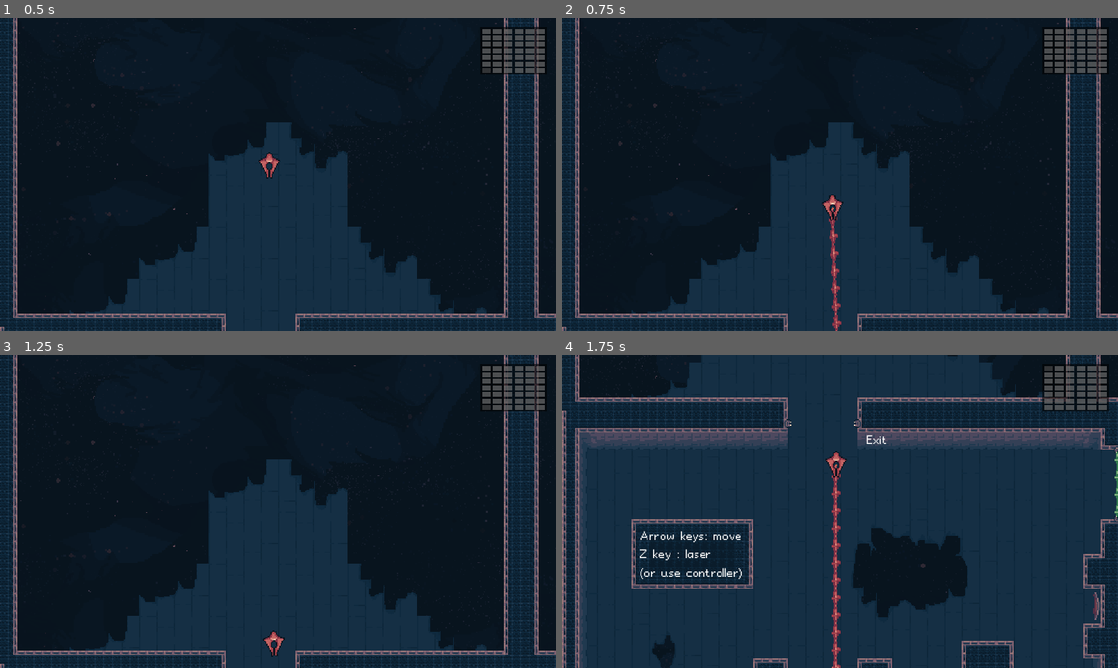
Above: before the commit, frames 1-4 (two rows, left to right).
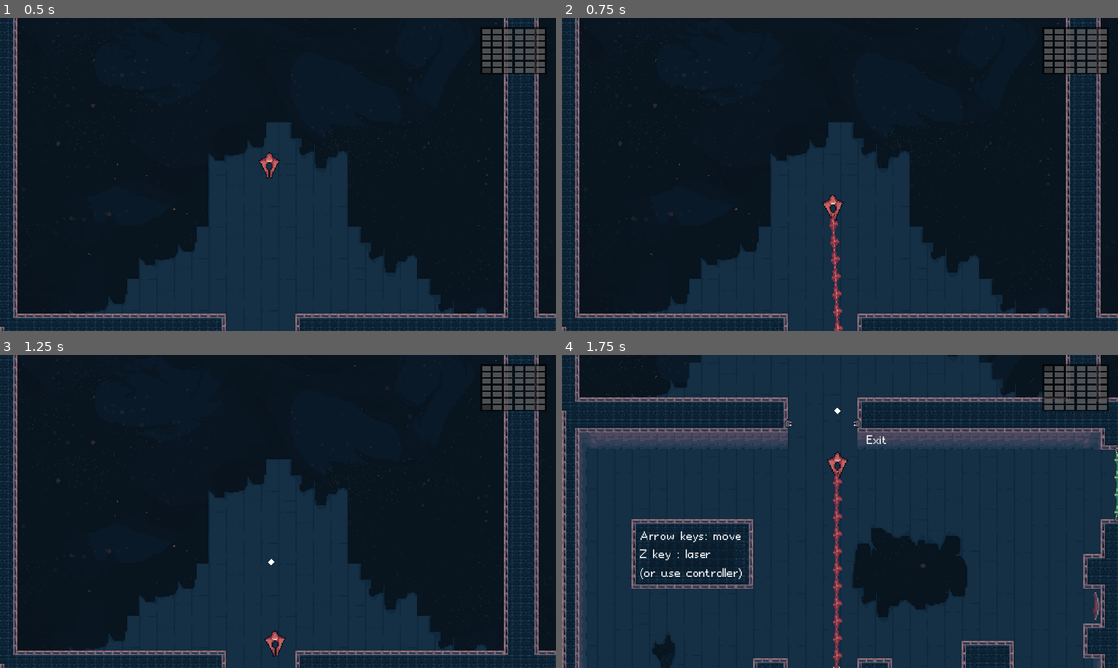
Above: after the commit, the same moments.

Repository: boukew99/godot_wild_jam_34
Game: Godot game, scene res://physics/2d/game.tscn
Same seed, same stepped clock (60 frames per second), same inputs: the game is played once before the commit and once after it. This scene is started directly instead of the project's main scene.
Inputs:
- Up to frame 1 (0.5 s): no input
- Up to frame 2 (0.75 s): tap Enter (ui_accept) at 0.5 s; hold Right (right) from 0.53 s (still down); hold Z (laser) from 0.53 s (still down)
- Up to frame 3 (1.25 s): keep holding Right (right); keep holding Z (laser); tap Enter (ui_accept) at 0.77 s; tap X (bomb, bound only after the commit) at 0.8 s
- Up to frame 4 (1.75 s): release Right (right) at 1.28 s; release Z (laser) at 1.28 s; hold Down (down) from 1.28 s (still down); tap X (bomb, bound only after the commit) at 1.35 s; tap Enter (ui_accept) at 1.52 s; tap Z (laser) at 1.55 s

Frame 1 is identical in both runs. In frame 2, 0.4% of the frame differs, in the area x 46-51%, y 56-100%; in frame 3, 0.1%; in frame 4, 0.8%, in the area x 47-52%, y 16-100%.

Commit message:
better laser, bombs
and rotated laser target correctly

Diff:
--- /dev/null
+++ b/godot_wild_jam_34/physics/2d/bomb_hatch.tscn
@@ -0,0 +1,8 @@
+[gd_scene load_steps=3 format=2]
+
+[ext_resource path="res://physics/2d/object/bomb_hatch.gd" type="Script" id=1]
+[ext_resource path="res://physics/2d/object/bomb.tscn" type="PackedScene" id=2]
+
+[node name="BombHatch" type="Position2D"]
+script = ExtResource( 1 )
+bomb = ExtResource( 2 )
--- a/godot_wild_jam_34/physics/2d/game.tscn
+++ b/godot_wild_jam_34/physics/2d/game.tscn
@@ -1,14 +1,15 @@
-[gd_scene load_steps=17 format=2]
+[gd_scene load_steps=18 format=2]
 
 [ext_resource path="res://physics/2d/object/guard.tscn" type="PackedScene" id=1]
 [ext_resource path="res://physics/2d/object/pickup.tscn" type="PackedScene" id=2]
 [ext_resource path="res://physics/2d/highway.tscn" type="PackedScene" id=3]
 [ext_resource path="res://physics/2d/tileset.tres" type="TileSet" id=4]
-[ext_resource path="res://physics/2d/object/space_ship.tscn" type="PackedScene" id=5]
+[ext_resource path="res://physics/2d/object/player_ship.tscn" type="PackedScene" id=5]
 [ext_resource path="res://visual/galaxy.tscn" type="PackedScene" id=6]
 [ext_resource path="res://physics/2d/object/pole.tscn" type="PackedScene" id=7]
 [ext_resource path="res://physics/2d/object/laser_target.tscn" type="PackedScene" id=8]
 [ext_resource path="res://visual/transparent_black_bg.tres" type="StyleBox" id=9]
+[ext_resource path="res://physics/2d/grid_camera.tscn" type="PackedScene" id=10]
 [ext_resource path="res://physics/2d/game.gd" type="Script" id=11]
 [ext_resource path="res://physics/2d/object/door.tscn" type="PackedScene" id=12]
 [ext_resource path="res://physics/gui/screen_grid_container.gd" type="Script" id=13]
@@ -246,9 +247,8 @@
 [node name="SpaceShip" parent="Space" instance=ExtResource( 5 )]
 position = Vector2( 248, -192 )
 rotation = 1.5708
-velocity = Vector2( 0, 0 )
-acceleration = 1.8
-speed = 200.0
+
+[node name="GridCamera2D" parent="Space/SpaceShip" instance=ExtResource( 10 )]
 
 [node name="Highway" parent="Space" instance=ExtResource( 3 )]
 position = Vector2( 1536, 144 )
@@ -279,9 +279,9 @@
 
 [node name="Pickup8" parent="Space" instance=ExtResource( 2 )]
 position = Vector2( 768, 1576 )
-rotation = 4.47675
 
 [node name="AnimationPlayer" type="AnimationPlayer" parent="Space/Pickup8"]
+autoplay = "rotate"
 anims/rotate = SubResource( 3 )
 
 [node name="Pickup9" parent="Space" instance=ExtResource( 2 )]
@@ -400,22 +400,26 @@
 
 [node name="LaserTarget10" parent="Space" instance=ExtResource( 8 )]
 position = Vector2( 3008, 1176 )
+rotation = -3.14159
 active_time = 1.0
 
 [node name="LaserTarget11" parent="Space" instance=ExtResource( 8 )]
 position = Vector2( 3040, 1176 )
+rotation = -3.14159
 active_time = 4.0
 
 [node name="LaserTarget12" parent="Space" instance=ExtResource( 8 )]
 position = Vector2( 2880, 1176 )
+rotation = -3.14159
 active_time = 0.2
 
 [node name="LaserTarget13" parent="Space" instance=ExtResource( 8 )]
 position = Vector2( 2848, 1176 )
+rotation = -3.14159
 
 [node name="LaserTarget14" parent="Space" instance=ExtResource( 8 )]
 position = Vector2( 2584, 1592 )
-rotation = -1.57079
+rotation = 1.57079
 active_time = 0.0
 
 [node name="LaserTarget15" parent="Space" instance=ExtResource( 8 )]
@@ -425,11 +429,12 @@
 
 [node name="LaserTarget16" parent="Space" instance=ExtResource( 8 )]
 position = Vector2( 2800, 1528 )
+rotation = 3.14159
 active_time = 0.0
 
 [node name="LaserTarget17" parent="Space" instance=ExtResource( 8 )]
 position = Vector2( 2248, 1152 )
-rotation = -1.57079
+rotation = 1.57079
 active_time = 20.0
 
 [node name="LaserTarget18" parent="Space" instance=ExtResource( 8 )]
@@ -1307,14 +1312,12 @@
 [connection signal="on_toggle" from="Space/LaserTarget12" to="Space/Door9" method="on_toggle"]
 [connection signal="on_toggle" from="Space/LaserTarget13" to="Space/Door9" method="on_toggle"]
 [connection signal="on_toggle" from="Space/LaserTarget14" to="Space/Door13" method="on_toggle"]
-[connection signal="on_toggle" from="Space/LaserTarget15" to="Space/Door11" method="on_toggle"]
 [connection signal="on_toggle" from="Space/LaserTarget15" to="Space/Door12" method="on_toggle"]
 [connection signal="on_toggle" from="Space/LaserTarget15" to="Space/Door10" method="on_toggle"]
+[connection signal="on_toggle" from="Space/LaserTarget15" to="Space/Door11" method="on_toggle"]
 [connection signal="on_toggle" from="Space/LaserTarget16" to="Space/Highway" method="on_toggle"]
 [connection signal="on_toggle" from="Space/LaserTarget16" to="Space/Door14" method="on_toggle"]
-[connection signal="on_toggle" from="Space/LaserTarget17" to="Space/Door7" method="on_toggle"]
 [connection signal="on_toggle" from="Space/LaserTarget17" to="Space/Door8" method="on_toggle"]
 [connection signal="on_toggle" from="Space/LaserTarget17" to="Space/Door6" method="on_toggle"]
+[connection signal="on_toggle" from="Space/LaserTarget17" to="Space/Door7" method="on_toggle"]
 [connection signal="on_toggle" from="Space/LaserTarget18" to="Space/Door15" method="on_toggle"]
-
-[editable path="Space/SpaceShip"]
--- /dev/null
+++ b/godot_wild_jam_34/physics/2d/grid_camera.tscn
@@ -0,0 +1,10 @@
+[gd_scene load_steps=2 format=2]
+
+[ext_resource path="res://physics/2d/grid_camera_2D.gd" type="Script" id=1]
+
+[node name="GridCamera2D" type="Camera2D" groups=[
+"camera",
+]]
+current = true
+smoothing_enabled = true
+script = ExtResource( 1 )
--- /dev/null
+++ b/godot_wild_jam_34/physics/2d/object/bomb.gd
@@ -0,0 +1,10 @@
+extends Steering
+
+func _physics_process(delta):
+	velocity = forward_steer(Vector2.ZERO, delta)
+	var collision = move_and_collide(velocity * delta)
+	if collision:
+		velocity = velocity.bounce(collision.normal)
+
+func _on_Detonate_timeout():
+	$AnimationPlayer.play("BOOM")
--- /dev/null
+++ b/godot_wild_jam_34/physics/2d/object/bomb.tscn
@@ -0,0 +1,79 @@
+[gd_scene load_steps=4 format=2]
+
+[ext_resource path="res://physics/2d/object/bomb.gd" type="Script" id=1]
+
+[sub_resource type="CircleShape2D" id=1]
+radius = 3.0
+
+[sub_resource type="Animation" id=2]
+resource_name = "BOOM"
+tracks/0/type = "method"
+tracks/0/path = NodePath(".")
+tracks/0/interp = 1
+tracks/0/loop_wrap = true
+tracks/0/imported = false
+tracks/0/enabled = true
+tracks/0/keys = {
+"times": PoolRealArray( 1 ),
+"transitions": PoolRealArray( 1 ),
+"values": [ {
+"args": [  ],
+"method": "queue_free"
+} ]
+}
+tracks/1/type = "value"
+tracks/1/path = NodePath("CPUParticles2D:emitting")
+tracks/1/interp = 1
+tracks/1/loop_wrap = true
+tracks/1/imported = false
+tracks/1/enabled = true
+tracks/1/keys = {
+"times": PoolRealArray( 0 ),
+"transitions": PoolRealArray( 1 ),
+"update": 1,
+"values": [ true ]
+}
+tracks/2/type = "value"
+tracks/2/path = NodePath("Polygon2D:visible")
+tracks/2/interp = 1
+tracks/2/loop_wrap = true
+tracks/2/imported = false
+tracks/2/enabled = true
+tracks/2/keys = {
+"times": PoolRealArray( 0 ),
+"transitions": PoolRealArray( 1 ),
+"update": 1,
+"values": [ false ]
+}
+
+[node name="Bomb" type="KinematicBody2D"]
+script = ExtResource( 1 )
+
+[node name="CollisionShape2D" type="CollisionShape2D" parent="."]
+shape = SubResource( 1 )
+disabled = true
+
+[node name="Detonate" type="Timer" parent="."]
+wait_time = 3.0
+autostart = true
+
+[node name="Polygon2D" type="Polygon2D" parent="."]
+polygon = PoolVector2Array( 0, 3, 3, 0, 0, -3, -3, 0 )
+
+[node name="AnimationPlayer" type="AnimationPlayer" parent="."]
+anims/BOOM = SubResource( 2 )
+
+[node name="CPUParticles2D" type="CPUParticles2D" parent="."]
+emitting = false
+amount = 24
+one_shot = true
+explosiveness = 0.8
+direction = Vector2( 0, 0 )
+spread = 180.0
+gravity = Vector2( 0, 0 )
+initial_velocity = 50.0
+angular_velocity = 236.07
+damping = 42.63
+color = Color( 1, 0, 0, 1 )
+
+[connection signal="timeout" from="Detonate" to="." method="_on_Detonate_timeout"]
--- /dev/null
+++ b/godot_wild_jam_34/physics/2d/object/bomb_hatch.gd
@@ -0,0 +1,11 @@
+extends Position2D
+
+export(PackedScene) var bomb
+export var stop_imprecision = 0.2
+onready var owner_parent = owner.get_parent()
+
+func release(velocity):
+	var b = bomb.instance()
+	owner_parent.add_child(b)
+	b.velocity = velocity * stop_imprecision
+	b.position = global_position
--- a/godot_wild_jam_34/physics/2d/object/follow_ship.gd
+++ b/godot_wild_jam_34/physics/2d/object/follow_ship.gd
@@ -1,4 +1,4 @@
-extends Ship
+extends Steering
 
 var target = null
 export var rotation_accel := 15
--- a/godot_wild_jam_34/physics/2d/object/laser.gd
+++ b/godot_wild_jam_34/physics/2d/object/laser.gd
@@ -5,6 +5,11 @@
 onready var line = $Line2D
 onready var end = $Line2D/End
 
+
+func toggle(active):
+	line.visible = active
+	ray_cast.enabled = active
+	end.emitting = active
 
 func _physics_process(delta):
 	var distance = ray_cast.cast_to.x
--- a/godot_wild_jam_34/physics/2d/object/laser.tscn
+++ b/godot_wild_jam_34/physics/2d/object/laser.tscn
@@ -34,9 +34,3 @@
 gravity = Vector2( 0, 0 )
 initial_velocity = 5.0
 color = Color( 0.85098, 0.537255, 0.490196, 1 )
-
-[node name="Timer" type="Timer" parent="."]
-wait_time = 0.6
-one_shot = true
-
-[connection signal="timeout" from="Timer" to="." method="_on_Timer_timeout"]
--- a/godot_wild_jam_34/physics/2d/object/player_laser.gd
+++ /dev/null
@@ -1,15 +0,0 @@
-extends Laser2D
-
-onready var timer = $Timer
-
-func _unhandled_input(event):
-	if event.is_action_pressed("laser") and timer.is_stopped():
-		line.show()
-		ray_cast.enabled = true
-		timer.start()
-		end.emitting = true
-
-func _on_Timer_timeout():
-	line.hide()
-	ray_cast.enabled = false
-	end.emitting = false
--- a/godot_wild_jam_34/physics/2d/object/space_ship.gd
+++ b/godot_wild_jam_34/physics/2d/object/player_ship.gd
@@ -1,6 +1,8 @@
-extends Ship
+extends Steering
 
 export var rotation_accel := 15
+onready var laser = $TimedLaser
+onready var bomb = $BombHatch
 
 func _physics_process(delta):
 	velocity = forward_steer(get_direction(), delta)
@@ -9,6 +11,12 @@
 		rotation = lerp_angle(rotation, velocity.angle(), rotation_accel * delta) #for 180 case, turn off for aiming?
 	velocity = move_and_slide(velocity)
 
+func _unhandled_input(event):
+	if event.is_action_pressed("laser"):
+		laser.shoot()
+	elif event.is_action_pressed("bomb"):
+		bomb.release(velocity)
+
 func get_direction():
 	return Vector2(
 		Input.get_action_strength("right") - Input.get_action_strength("left"),
--- /dev/null
+++ b/godot_wild_jam_34/physics/2d/object/player_ship.tscn
@@ -0,0 +1,29 @@
+[gd_scene load_steps=6 format=2]
+
+[ext_resource path="res://visual/spaceship_player.png" type="Texture" id=1]
+[ext_resource path="res://physics/2d/object/timed_laser.tscn" type="PackedScene" id=2]
+[ext_resource path="res://physics/2d/bomb_hatch.tscn" type="PackedScene" id=3]
+[ext_resource path="res://physics/2d/object/player_ship.gd" type="Script" id=4]
+
+[sub_resource type="CircleShape2D" id=1]
+radius = 7.0
+
+[node name="PlayerShip" type="KinematicBody2D" groups=[
+"player",
+]]
+script = ExtResource( 4 )
+velocity = Vector2( 200, 0 )
+acceleration = 1.8
+speed = 250.0
+
+[node name="CollisionShape2D" type="CollisionShape2D" parent="."]
+shape = SubResource( 1 )
+
+[node name="Sprite" type="Sprite" parent="."]
+position = Vector2( 4, 0 )
+texture = ExtResource( 1 )
+
+[node name="TimedLaser" parent="." instance=ExtResource( 2 )]
+
+[node name="BombHatch" parent="." instance=ExtResource( 3 )]
+position = Vector2( -6, 0 )
--- a/godot_wild_jam_34/physics/2d/object/space_ship.tscn
+++ /dev/null
@@ -1,39 +0,0 @@
-[gd_scene load_steps=7 format=2]
-
-[ext_resource path="res://physics/2d/grid_camera_2D.gd" type="Script" id=1]
-[ext_resource path="res://physics/2d/object/space_ship.gd" type="Script" id=2]
-[ext_resource path="res://physics/2d/object/laser.tscn" type="PackedScene" id=3]
-[ext_resource path="res://visual/spaceship_player.png" type="Texture" id=4]
-[ext_resource path="res://physics/2d/object/player_laser.gd" type="Script" id=5]
-
-[sub_resource type="CircleShape2D" id=1]
-radius = 7.0
-
-[node name="SpaceShip" type="KinematicBody2D" groups=[
-"player",
-]]
-script = ExtResource( 2 )
-velocity = Vector2( 200, 0 )
-speed = 250.0
-
-[node name="GridCamera2D" type="Camera2D" parent="." groups=[
-"camera",
-]]
-current = true
-smoothing_enabled = true
-script = ExtResource( 1 )
-
-[node name="CollisionShape2D" type="CollisionShape2D" parent="."]
-shape = SubResource( 1 )
-
-[node name="Laser" parent="." instance=ExtResource( 3 )]
-position = Vector2( 5, 0 )
-script = ExtResource( 5 )
-
-[node name="Timer" type="Timer" parent="Laser"]
-wait_time = 0.6
-one_shot = true
-
-[node name="Sprite" type="Sprite" parent="."]
-position = Vector2( 4, 0 )
-texture = ExtResource( 4 )
--- /dev/null
+++ b/godot_wild_jam_34/physics/2d/object/timed_laser.gd
@@ -0,0 +1,20 @@
+extends Laser2D
+
+export var cooldown_time := 0.0
+export var active_time := 0.6
+
+onready var cooldown_timer := $CooldownTimer
+onready var active_timer = $ActiveTimer
+
+func _ready():
+	if cooldown_time: cooldown_timer.wait_time = cooldown_time
+	active_timer.wait_time = active_time
+
+func shoot():
+	if active_timer.is_stopped() and cooldown_timer.is_stopped():
+		toggle(true)
+		active_timer.start()
+
+func _on_ActiveTimer_timeout():
+	toggle(false)
+	if cooldown_time: cooldown_timer.start()
--- /dev/null
+++ b/godot_wild_jam_34/physics/2d/object/timed_laser.tscn
@@ -0,0 +1,16 @@
+[gd_scene load_steps=3 format=2]
+
+[ext_resource path="res://physics/2d/object/laser.tscn" type="PackedScene" id=1]
+[ext_resource path="res://physics/2d/object/timed_laser.gd" type="Script" id=2]
+
+[node name="TimedLaser" instance=ExtResource( 1 )]
+script = ExtResource( 2 )
+
+[node name="ActiveTimer" type="Timer" parent="." index="2"]
+one_shot = true
+
+[node name="CooldownTimer" type="Timer" parent="." index="3"]
+wait_time = 0.6
+one_shot = true
+
+[connection signal="timeout" from="ActiveTimer" to="." method="_on_ActiveTimer_timeout"]
--- a/godot_wild_jam_34/physics/2d/ship.gd
+++ b/godot_wild_jam_34/physics/2d/steering.gd
@@ -1,5 +1,5 @@
 extends KinematicBody2D
-class_name Ship
+class_name Steering
 
 export(Vector2) var velocity : Vector2 #starting velocity, .length() holds current speed
 
--- a/godot_wild_jam_34/project.godot
+++ b/godot_wild_jam_34/project.godot
@@ -15,13 +15,13 @@
 "path": "res://physics/2d/object/laser.gd"
 }, {
 "base": "KinematicBody2D",
-"class": "Ship",
+"class": "Steering",
 "language": "GDScript",
-"path": "res://physics/2d/ship.gd"
+"path": "res://physics/2d/steering.gd"
 } ]
 _global_script_class_icons={
 "Laser2D": "",
-"Ship": ""
+"Steering": ""
 }
 
 [application]
@@ -106,6 +106,12 @@
 , Object(InputEventJoypadButton,"resource_local_to_scene":false,"resource_name":"","device":0,"button_index":0,"pressure":0.0,"pressed":false,"script":null)
  ]
 }
+bomb={
+"deadzone": 0.5,
+"events": [ Object(InputEventKey,"resource_local_to_scene":false,"resource_name":"","device":0,"alt":false,"shift":false,"control":false,"meta":false,"command":false,"pressed":false,"scancode":88,"unicode":0,"echo":false,"script":null)
+, Object(InputEventJoypadButton,"resource_local_to_scene":false,"resource_name":"","device":0,"button_index":2,"pressure":0.0,"pressed":false,"script":null)
+ ]
+}
 
 [physics]
 
